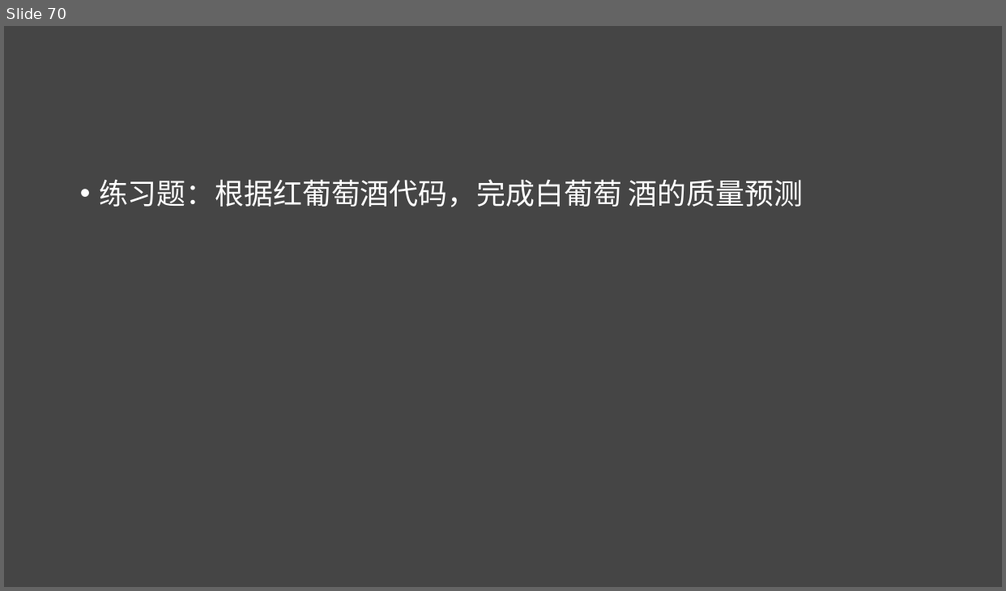
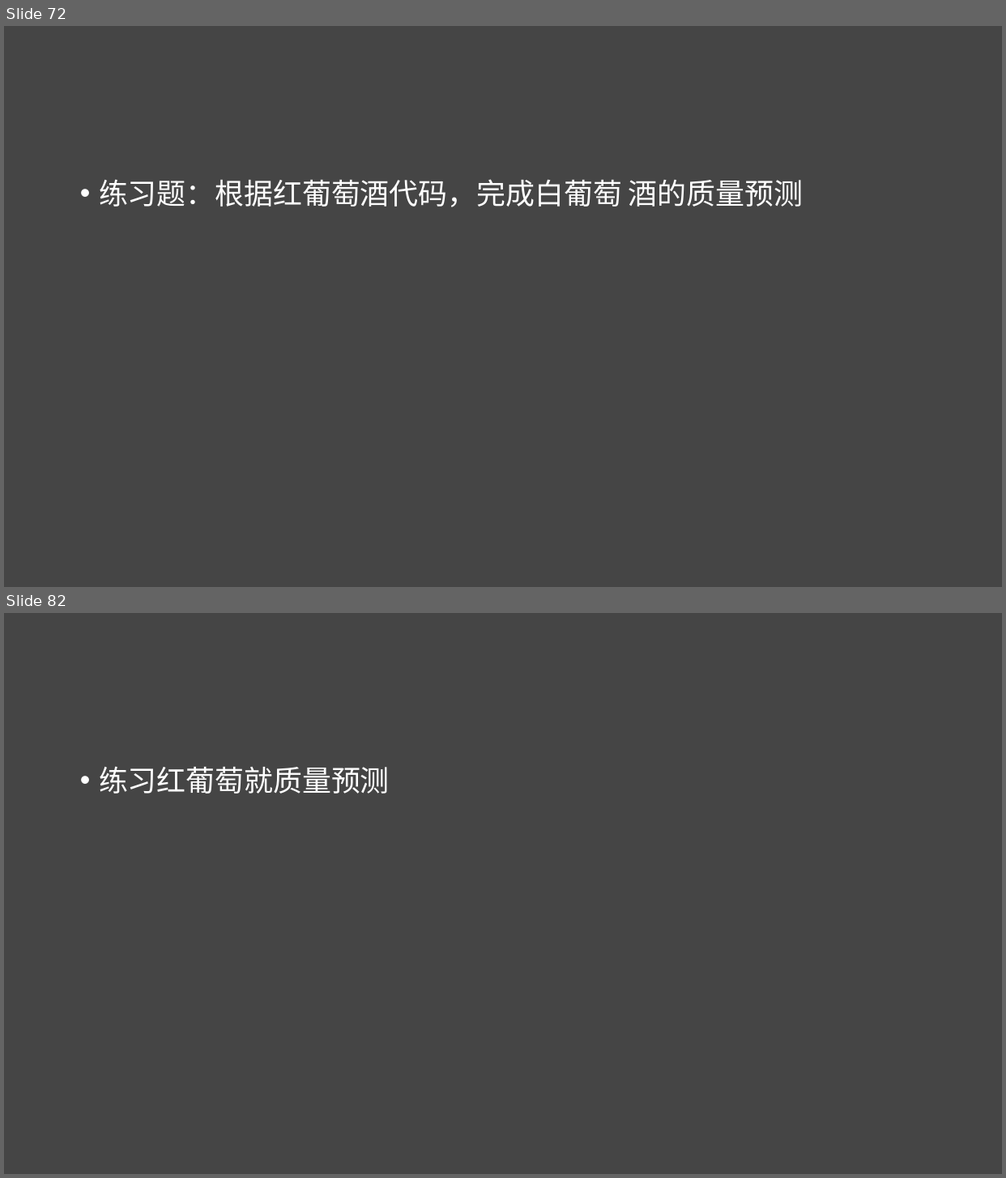
Before and after one commit to lichao312214129/lc_rsfmri_tools_python, a slide deck: The_first_ml_training/第一届机器学习实战班.pptx. Shown one above the other, each under a label of ours: slide 70 before the commit, slides 72 and 82 after it; the slides between them are not shown. The pictures are 1006x591 and 1006x1178 pixels, drawn with LibreOffice and Linux fonts; fonts in the diff are those of the drawing. Boxes give left, top, right and bottom in pixels: in the first picture for what was removed or moved away, otherwise in the second. Text is boxed around its words. In the diff, an @@ line names an element or a change of style, - is before the commit and + after.

```diff
--- a/The_first_ml_training/第一届机器学习实战班.pptx
+++ b/The_first_ml_training/第一届机器学习实战班.pptx
@@ slide 82 added at [4,613,1002,1174], background #454545 @@
@@ text added at [99,766,390,794], 28 pt, text #FFFFFF @@
+• 练习红葡萄就质量预测
@@ what was slide 70 is now slide 72 @@
```
Also in this commit, not shown: 1 slide changed, 23 other slides added, 1 slide removed, 4 other files.
